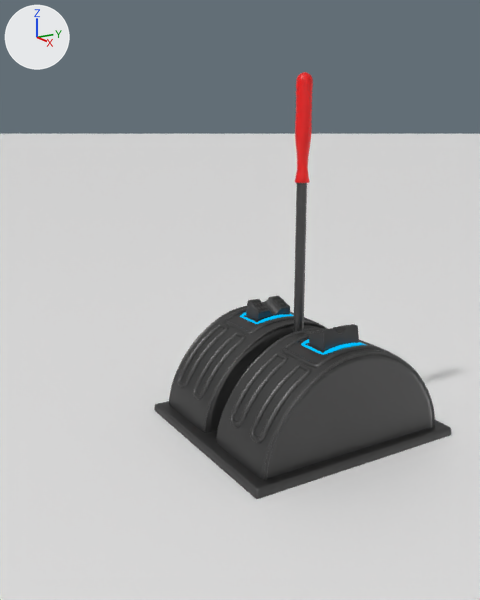
Before and after pictures for a commit that changed the Blender file Blender Files/lever_floor.blend.
Both versions are drawn from a camera (50 mm lens) standing at (4.97, -3.64, 2.87) and looking at (-0.11, -0.6, 1.32). The axes (+X, +Y, +Z) are drawn at upper left. The lights are the same throughout.

In view in the first picture: 'Cube', 'Lever-Floor', 'Lever-Floor-Base', 'Lever-Floor-Base.001', 'Lever-Floor-Base.002', 'Lever-Floor-Base.003', 'Lever-Floor-lock', 'Plane'.
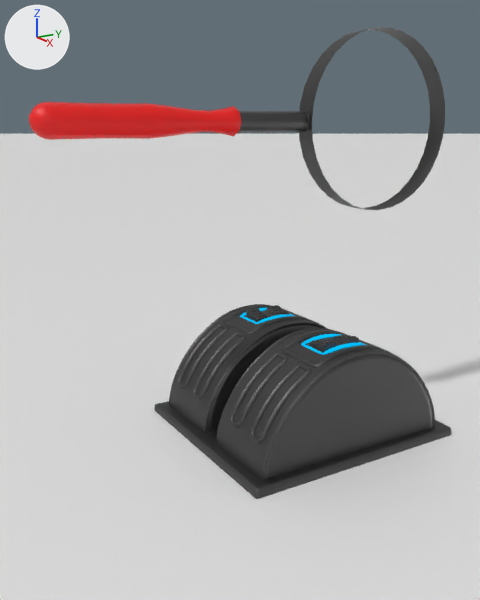
Location of each change, [x1, y1, x2, y2] in pixels of the pictures (480 x 600 px; the box of a moved part takes in the faces that stretch with it):
'Lever-Floor', reshaped, moved, turned
    before: [293, 72, 313, 332]
    after: [29, 27, 445, 210]
'Lever-Floor-lock', turned
    before: [246, 296, 359, 351]
    after: [246, 305, 359, 351]
part 1 of me_cylinder_002, moved or reshaped
    before: [295, 72, 313, 158]
    after: [29, 102, 309, 140]
part 2 of me_cylinder_002, recoloured
    before: [295, 183, 307, 265]
    after: [225, 106, 242, 136]

The change, as a list of edits to the scene's bpy script:
```text
Change me_cylinder_002:
    used by ob_lever_floor; location = (0.0, 0.0, 0.0)
    remove me_cylinder_002.from_pydata(...)  # 426 vertices, 392 faces; spans x -0.1..0.1, y -0.83..0.83, z -0.87..3.31
    add me_cylinder_002.from_pydata(...)  # 402 vertices, 368 faces; spans x -0.13..0.13, y -0.83..0.83, z -0.87..3.2
    me_cylinder_002 part 1: 96 vertices moved from x -0.07..0.07, y -0.07..0.07, z 0.86..2.58 to x -0.13..0.13, y -0.13..0.13, z 0.9..2.3; 121 vertices removed from x -0.07..0.07, y -0.07..0.07, z 2.66..3.31; 97 vertices added at x -0.13..0.13, y -0.13..0.13, z 2.43..3.2
    me_cylinder_002 part 2: 24 faces spanning x -0.12..0.12, y -0.12..0.12, z 1.5..1.61 switch from mat_metal_steel (dark grey #5a5a5a) to mat_rubber (red #e70200)
Change ob_lever_floor:
    ob_lever_floor.location: (0.0, 0.0, 0.0) -> (0.0, 0.8, 2.9)
    ob_lever_floor.rotation_euler: (0.0, 0.0, 0.0) -> (1.571, 0.0, 0.0)  # degrees (0, 0, 0) -> degrees (90, 0, 0)
Change ob_lever_floor_lock:
    ob_lever_floor_lock.rotation_euler: (0.0, -1.222, 0.0) -> (0.0, -1.396, 0.0)  # degrees (0, -70, 0) -> degrees (0, -80, 0)
```
